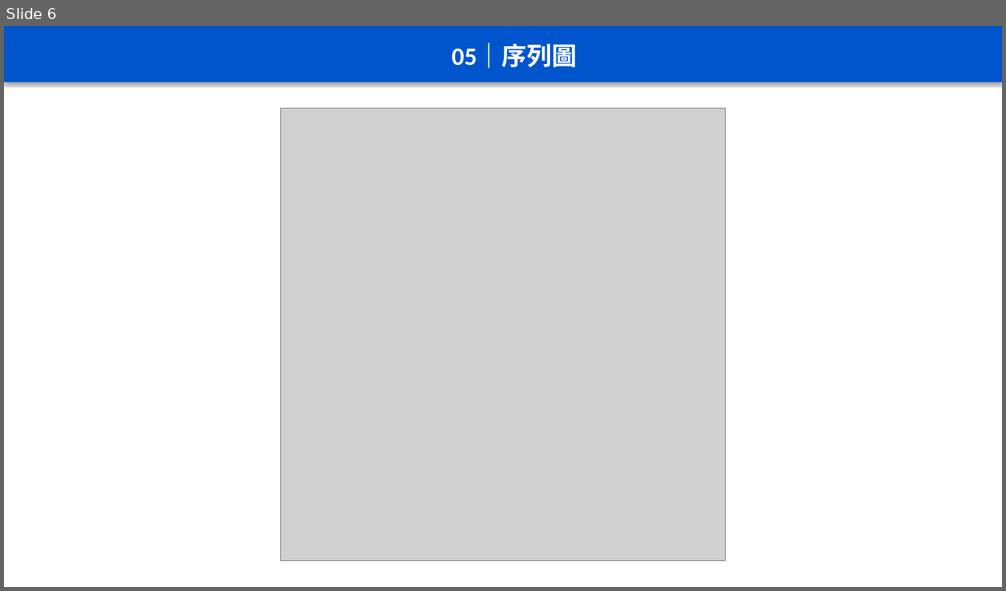
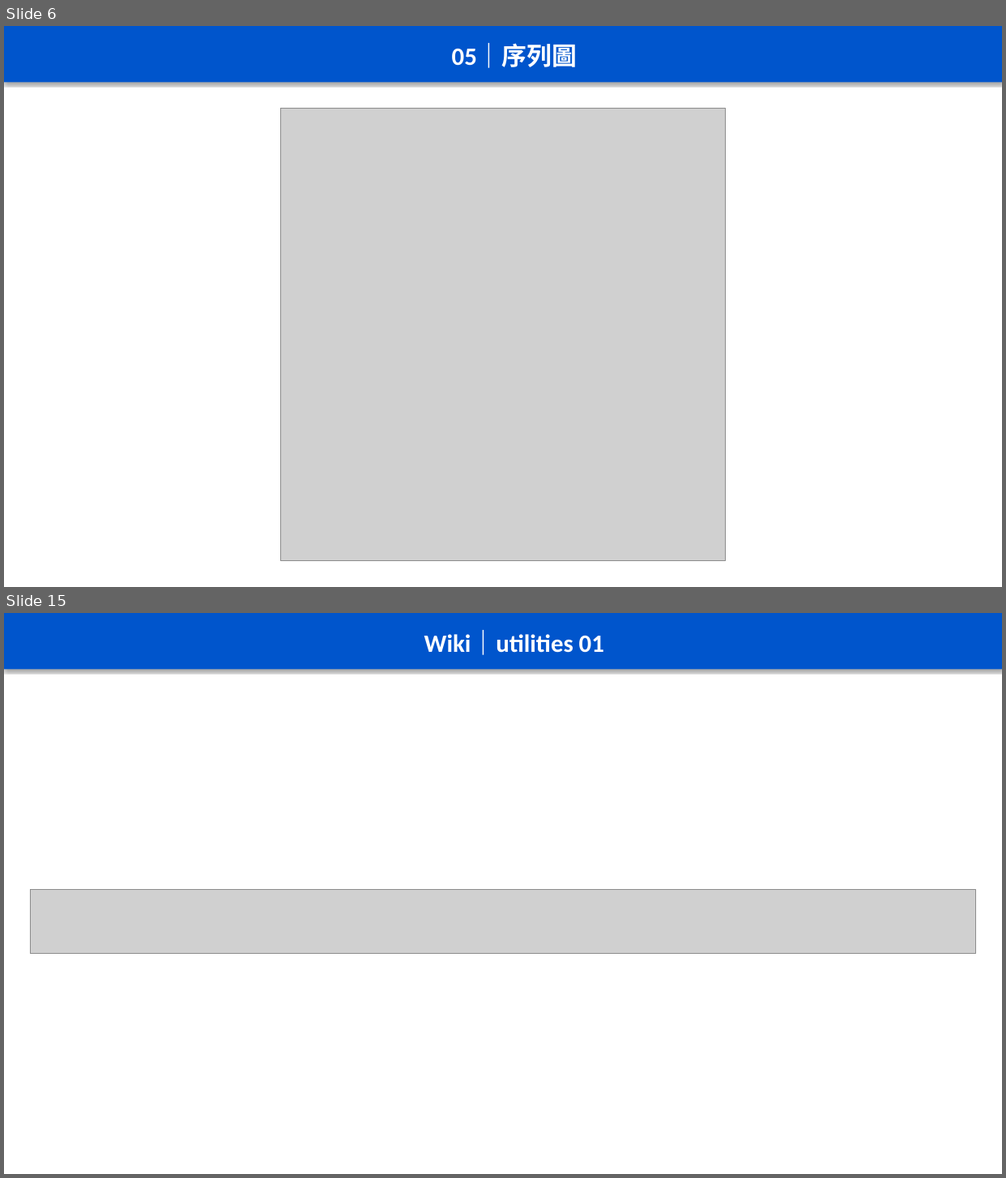
Before and after one commit to chenghyang2001/freelancer-dashboard, a slide deck: mermaid/20260618-freelancer-dashboard/freelancer-dashboard-架構圖表合輯.pptx. Shown one above the other, each under a label of ours: slide 6 before the commit, slides 6 and 15 after it; the slides between them are not shown. The pictures are 1006x591 and 1006x1178 pixels, drawn with LibreOffice and Linux fonts; fonts in the diff are those of the drawing; grey boxes stand for pictures. Boxes give left, top, right and bottom in pixels: in the first picture for what was removed or moved away, otherwise in the second. Text is boxed around its words. In the diff, an @@ line names an element or a change of style, - is before the commit and + after.

```diff
--- a/mermaid/20260618-freelancer-dashboard/freelancer-dashboard-架構圖表合輯.pptx
+++ b/mermaid/20260618-freelancer-dashboard/freelancer-dashboard-架構圖表合輯.pptx
@@ slide 15 added at [4,613,1002,1174], background #FFFFFF @@
@@ rectangle added at [4,613,1002,669], fill #0055CC, 24 pt, text #FFFFFF, bold @@
+Wiki｜utilities 01
@@ picture added at [30,890,976,954] @@
```
Also in this commit, not shown: 1 slide changed, 8 other slides added, 17 other files.
